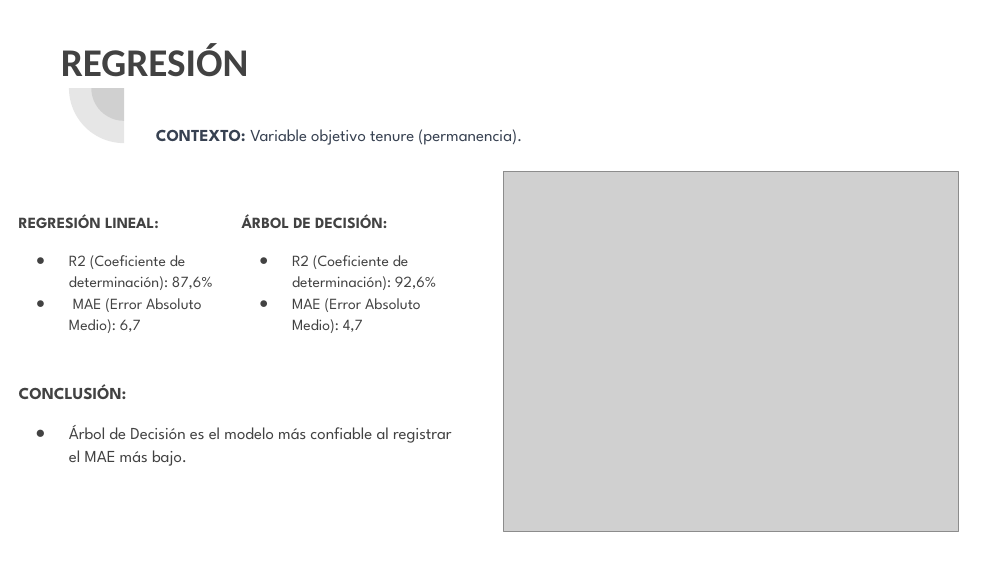
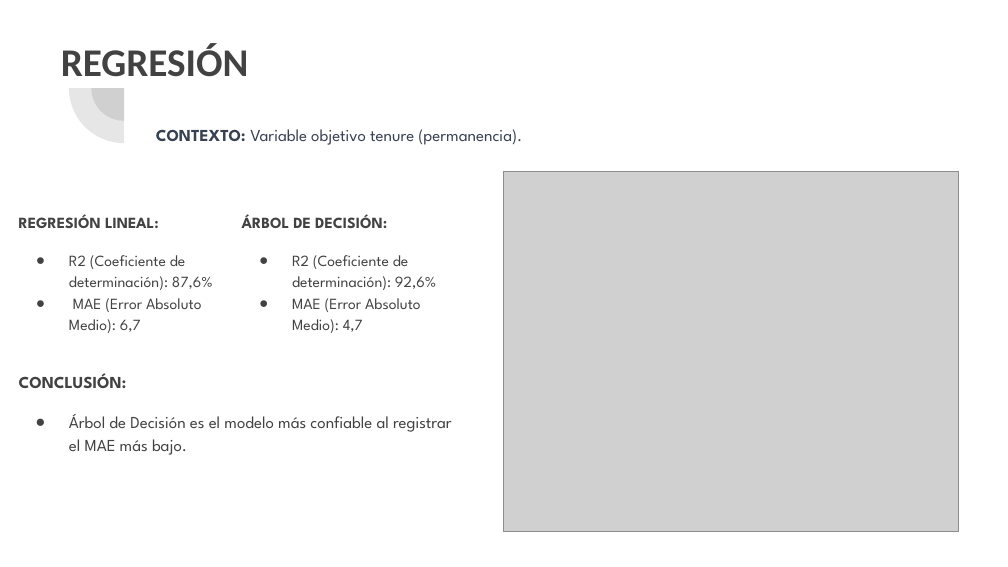
Before and after one commit to david-ramirezl/telco_customer-Modelos-de-Machine-Learning, a slide deck: slide 5 of docs/Modelos de ML en telecomunicaciones.pptx. Drawn at 1008x567 pixels with LibreOffice and Linux fonts; fonts in the diff are those of the drawing; grey boxes stand for pictures. Boxes give left, top, right and bottom in pixels: in the first picture for what was removed or moved away, otherwise in the second. Text is boxed around its words. In the diff, an @@ line names an element or a change of style, - is before the commit and + after.

```diff
--- a/docs/Modelos de ML en telecomunicaciones.pptx
+++ b/docs/Modelos de ML en telecomunicaciones.pptx
@@ text "CONCLUSIÓN:": place and size @@
-text "CONCLUSIÓN:" at bbox=[19, 384, 452, 466]
+text "CONCLUSIÓN:" at bbox=[19, 373, 452, 455]
```
Also in this commit, not shown: 1 other slide changed, 1 slide added.
